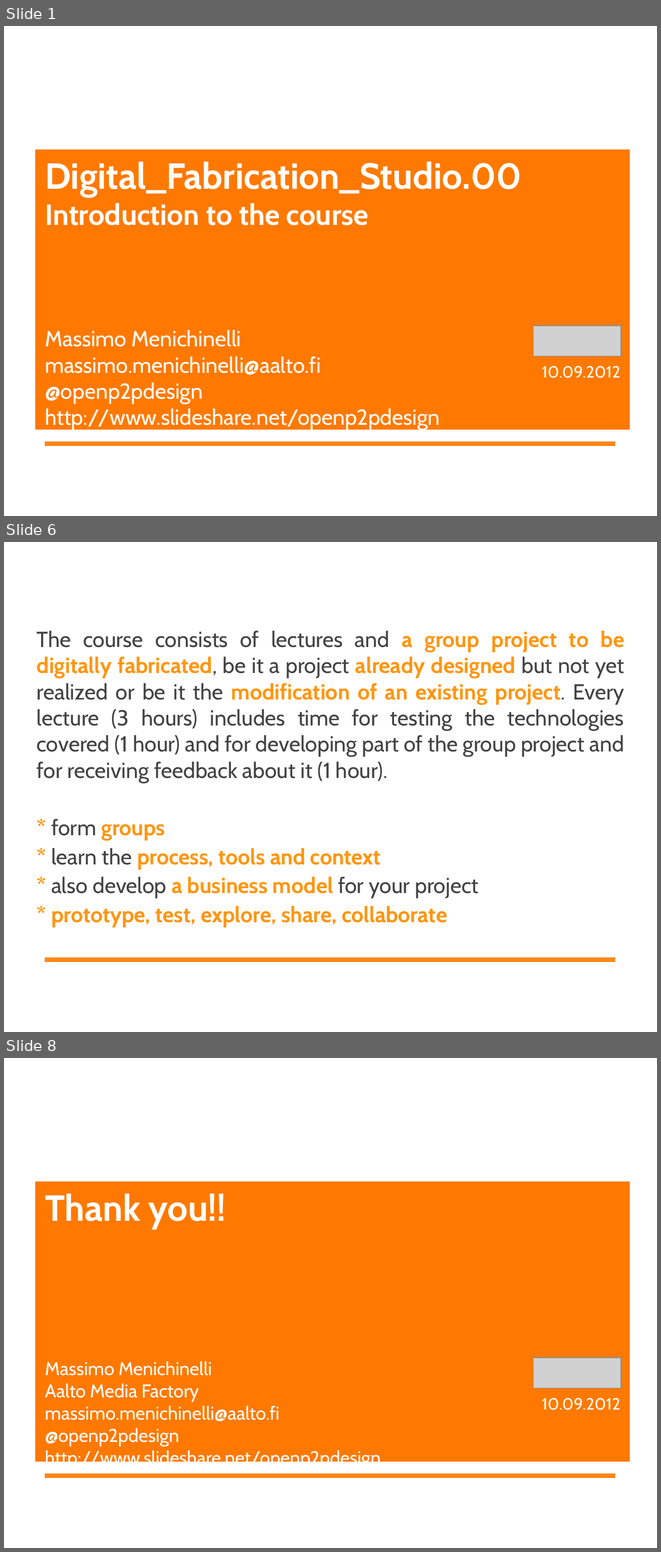
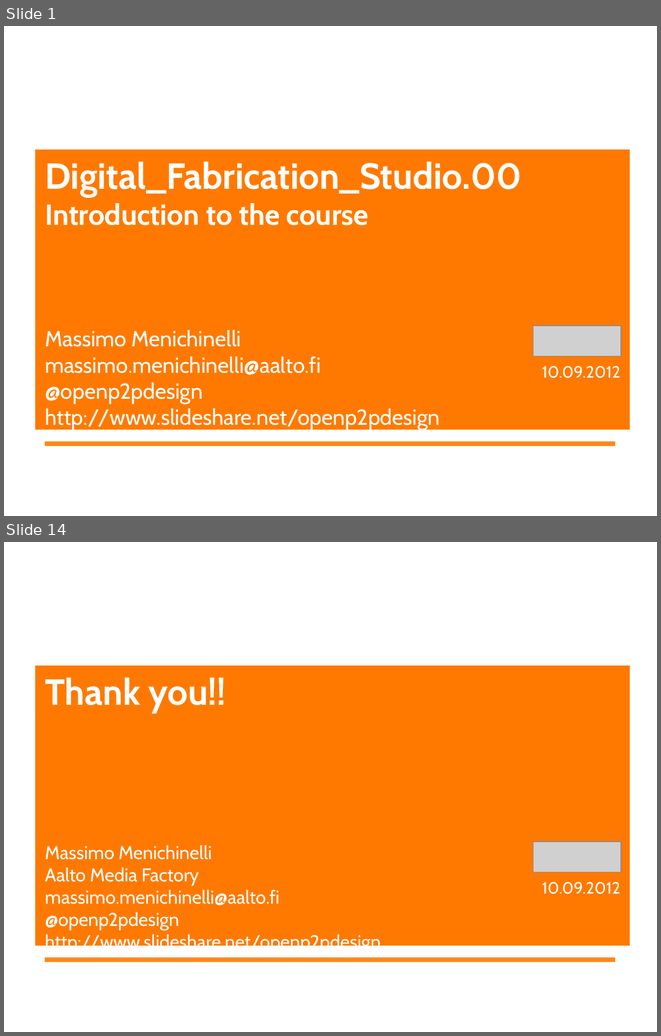
Before and after one commit to DigitalFabricationStudio/Slides, a slide deck: libreoffice/DigitalFabricationStudio.00__Introduction.odp. Shown one above the other, each under a label of ours: slides 1, 6 and 8 before the commit, slides 1 and 14 after it; the slides between them are not shown. The pictures are 661x1552 and 661x1036 pixels, drawn with LibreOffice and Linux fonts; fonts in the diff are those of the drawing; grey boxes stand for pictures; background and template pictures are left out. Boxes give left, top, right and bottom in pixels: in the first picture for what was removed or moved away, otherwise in the second. Text is boxed around its words. In the diff, an @@ line names an element or a change of style, - is before the commit and + after.

```diff
--- a/libreoffice/DigitalFabricationStudio.00__Introduction.odp
+++ b/libreoffice/DigitalFabricationStudio.00__Introduction.odp
@@ slide 6 removed at [4, 542, 657, 1032], background picture (left out); not listed: 1 template element that a slide beside it also shows @@
@@ text removed at [37, 631, 625, 927] @@
-The course consists of lectures and a group project to be digitally fabricated, be it a project already designed but not yet realized or be it the modification of an existing project. Every lecture (3 hours) includes time for testing the technologies covered (1 hour) and for developing part of the group project and for receiving feedback about it (1 hour).
-* form groups
-* learn the process, tools and context
-* also develop a business model for your project
-* prototype, test, explore, share, collaborate
@@ title removed at [352, 709, 378, 726] @@
-Assignment for this course
@@ what was slide 8 is now slide 14 @@
```
Also in this commit, not shown: 2 slides changed, 10 slides added, 3 other slides removed.
